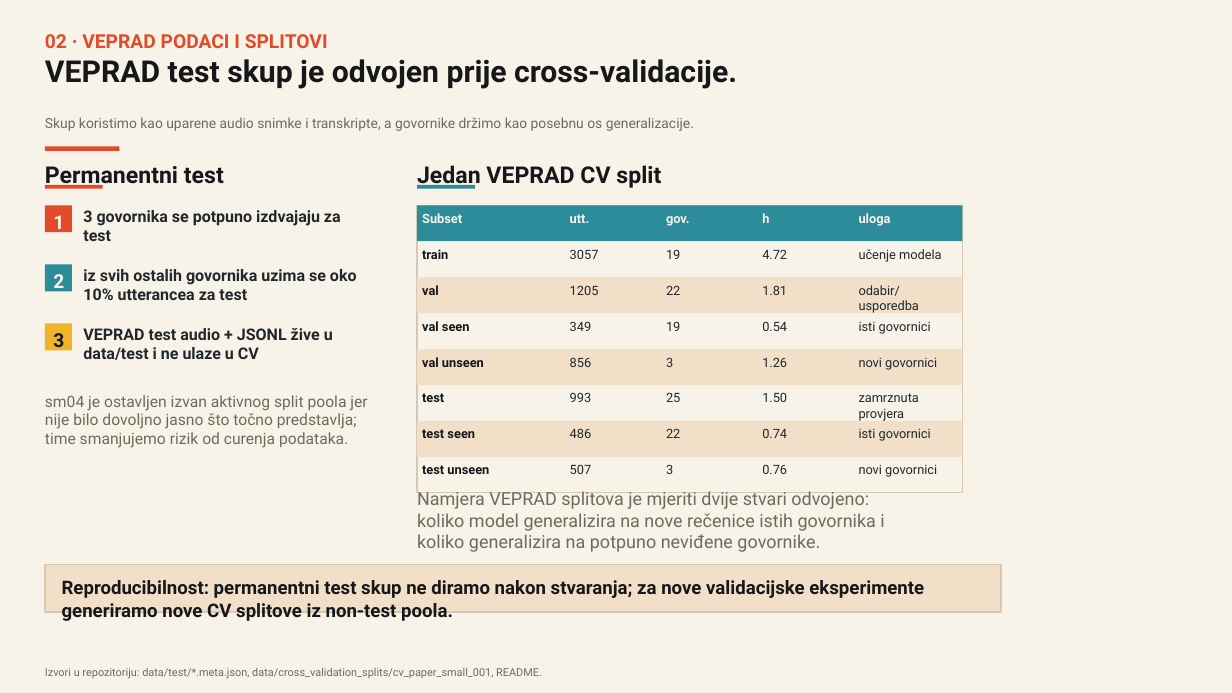
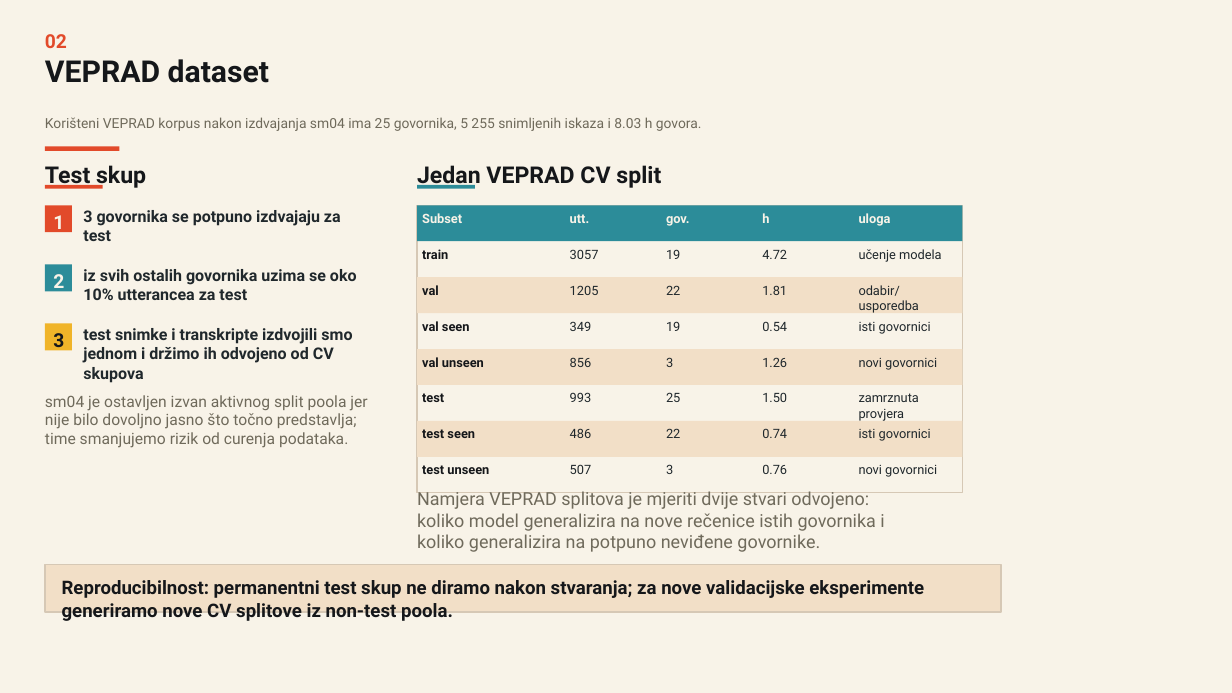
Before and after one commit to lukaIvanic/paddle_deepspeech2_clean, a slide deck: slide 2 of presentation/ROGJ_Deepspeech2_topic_presentation.pptx. Drawn at 1232x693 pixels with LibreOffice and Linux fonts; fonts in the diff are those of the drawing. Boxes give left, top, right and bottom in pixels: in the first picture for what was removed or moved away, otherwise in the second. Text is boxed around its words. In the diff, an @@ line names an element or a change of style, - is before the commit and + after.

Commit message:
Polish VEPRAD presentation slides

```diff
--- a/presentation/ROGJ_Deepspeech2_topic_presentation.pptx
+++ b/presentation/ROGJ_Deepspeech2_topic_presentation.pptx
@@ text at bbox=[45, 34, 67, 48]: text changed @@
-02 · VEPRAD PODACI I SPLITOVI
+02
@@ text at bbox=[45, 59, 269, 83]: text changed @@
-VEPRAD test skup je odvojen prije cross-validacije.
+VEPRAD dataset
@@ text at bbox=[45, 117, 702, 131]: text changed @@
-Skup koristimo kao uparene audio snimke i transkripte, a govornike držimo kao posebnu os generalizacije.
+Korišteni VEPRAD korpus nakon izdvajanja sm04 ima 25 govornika, 5 255 snimljenih iskaza i 8.03 h govora.
@@ text at bbox=[45, 165, 146, 188]: text changed @@
-Permanentni test
+Test skup
@@ text at bbox=[83, 328, 352, 363]: text changed @@
-VEPRAD test audio + JSONL žive u data/test i ne ulaze u CV
+test snimke i transkripte izdvojili smo jednom i držimo ih odvojeno od CV skupova
@@ text removed at bbox=[45, 668, 542, 679] @@
-Izvori u repozitoriju: data/test/*.meta.json, data/cross_validation_splits/cv_paper_small_001, README.
```
Also in this commit, not shown: 4 other slides changed, 3 slides added, 2 slides removed, 1 other file.
